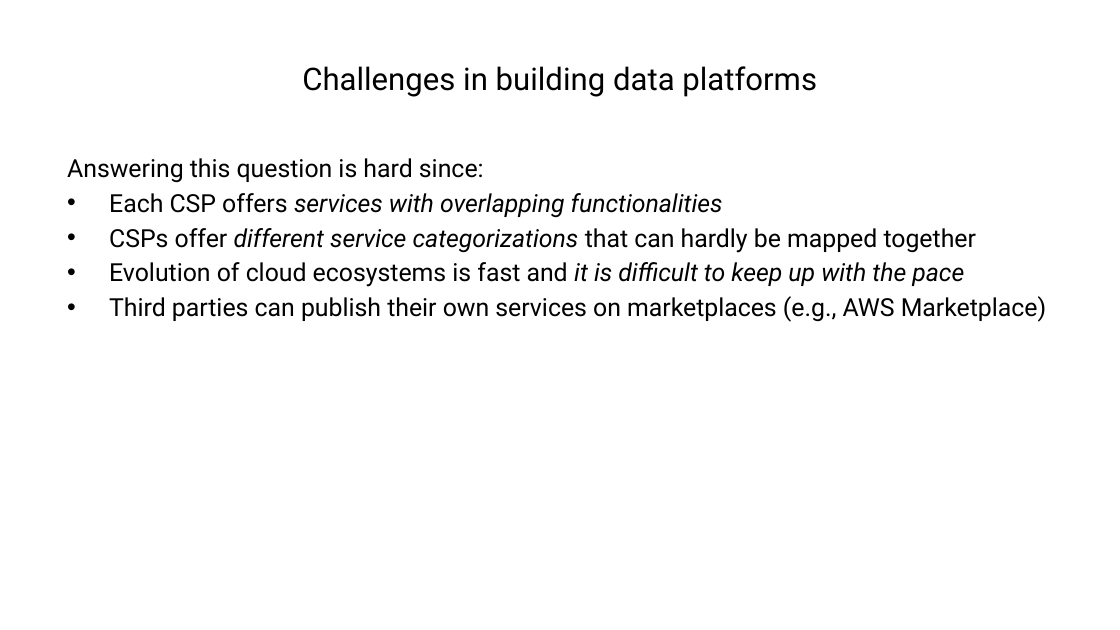
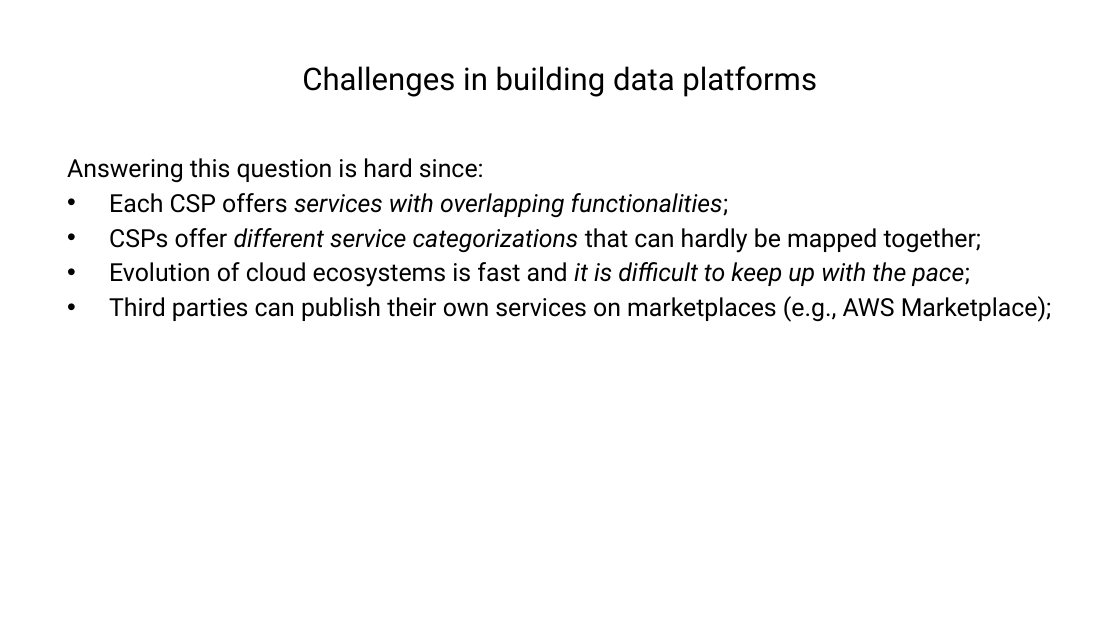
Before and after one commit to ManuelePasini/slides-markdown, a slide deck: slide 4 of dolap_2024_slides.pptx. Drawn at 1120x630 pixels with LibreOffice and Linux fonts; fonts in the diff are those of the drawing. Boxes give left, top, right and bottom in pixels: in the first picture for what was removed or moved away, otherwise in the second. Text is boxed around its words. In the diff, an @@ line names an element or a change of style, - is before the commit and + after.

```diff
--- a/dolap_2024_slides.pptx
+++ b/dolap_2024_slides.pptx
@@ text at [109, 193, 1052, 322]: text changed @@
-• Each CSP offers services with overlapping functionalities
-• CSPs offer different service categorizations that can hardly be mapped together
-• Evolution of cloud ecosystems is fast and it is difficult to keep up with the pace
-• Third parties can publish their own services on marketplaces (e.g., AWS Marketplace)
+• Each CSP offers services with overlapping functionalities;
+• CSPs offer different service categorizations that can hardly be mapped together;
+• Evolution of cloud ecosystems is fast and it is difficult to keep up with the pace;
+• Third parties can publish their own services on marketplaces (e.g., AWS Marketplace);
```
Also in this commit, not shown: 11 other slides changed, 2 other files.
